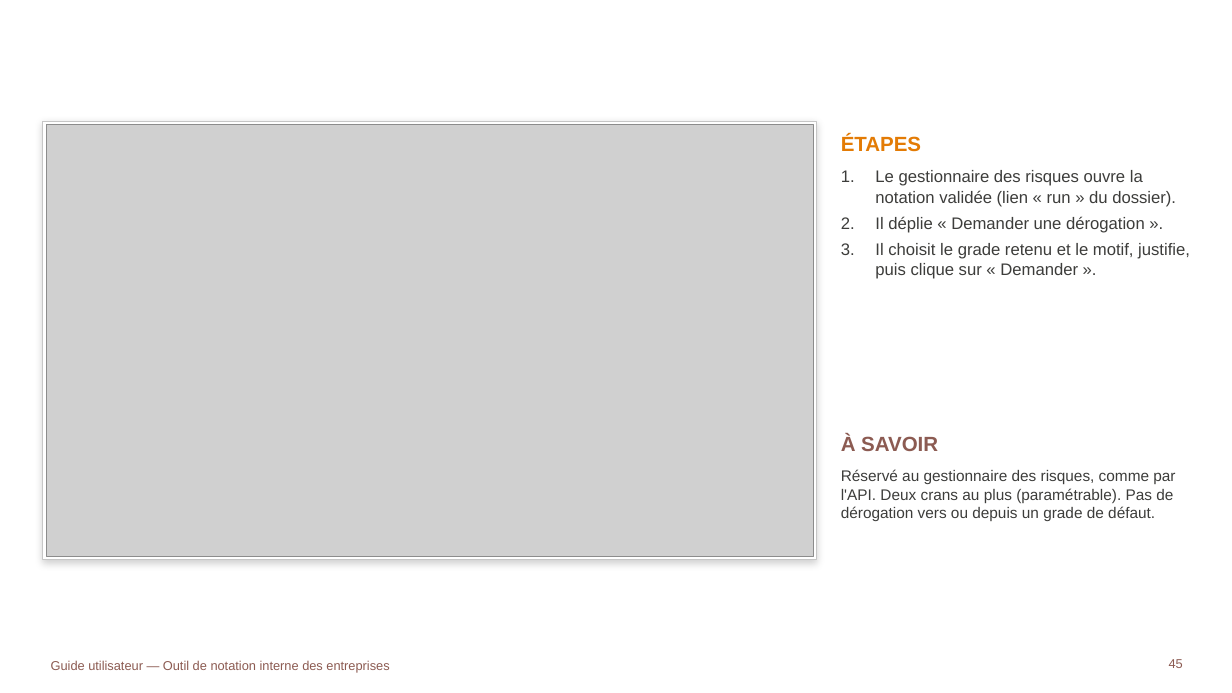
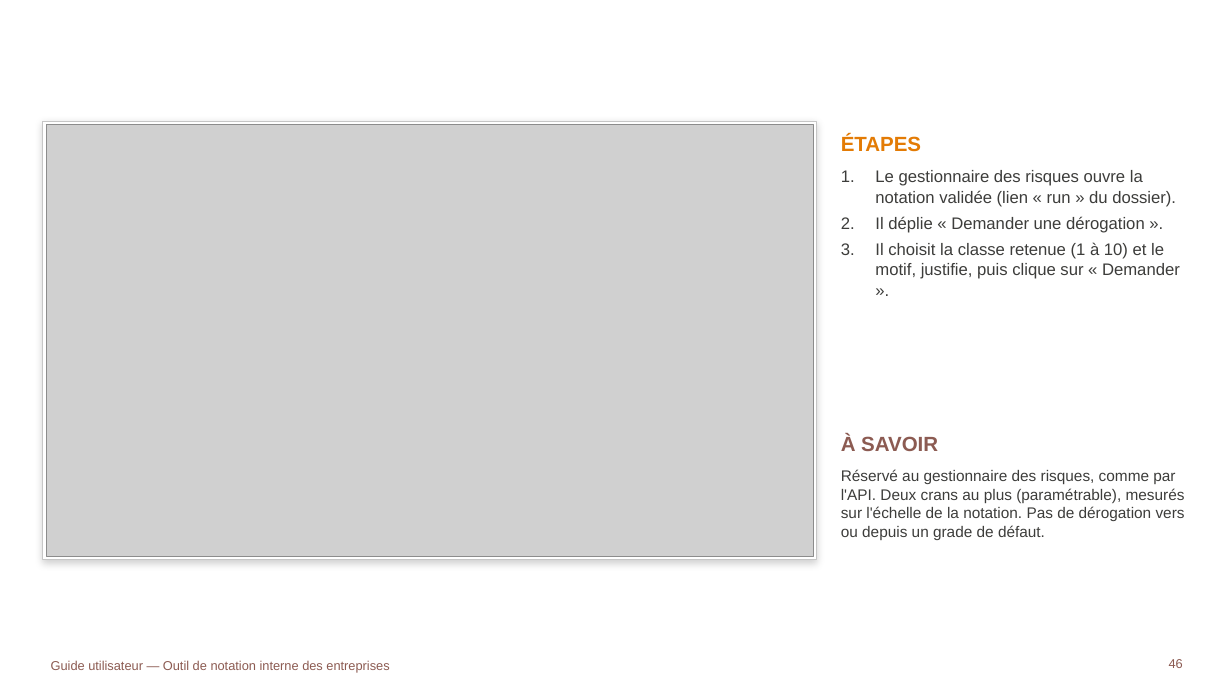
Before and after one commit to tariqeddoumi/Entreprise-scoring-cl, a slide deck: slide 46 of docs/guides/Guide_utilisateur_outil_notation.pptx (slide 45 before the commit). Drawn at 1232x693 pixels with LibreOffice and Linux fonts; fonts in the diff are those of the drawing; grey boxes stand for pictures; background and template pictures are left out. Boxes give left, top, right and bottom in pixels: in the first picture for what was removed or moved away, otherwise in the second. Text is boxed around its words. In the diff, an @@ line names an element or a change of style, - is before the commit and + after.

```diff
--- a/docs/guides/Guide_utilisateur_outil_notation.pptx
+++ b/docs/guides/Guide_utilisateur_outil_notation.pptx
@@ text at box(875, 242, 1180, 279): text changed @@
-3. Il choisit le grade retenu et le motif, justifie, puis clique sur « Demander ».
+3. Il choisit la classe retenue (1 à 10) et le motif, justifie, puis clique sur « Demander ».
@@ text at box(841, 469, 1185, 540): text changed @@
-Réservé au gestionnaire des risques, comme par l'API. Deux crans au plus (paramétrable). Pas de dérogation vers ou depuis un grade de défaut.
+Réservé au gestionnaire des risques, comme par l'API. Deux crans au plus (paramétrable), mesurés sur l'échelle de la notation. Pas de dérogation vers ou depuis un grade de défaut.
```
Also in this commit, not shown: 22 other slides changed, 2 slides added, 26 other files.
